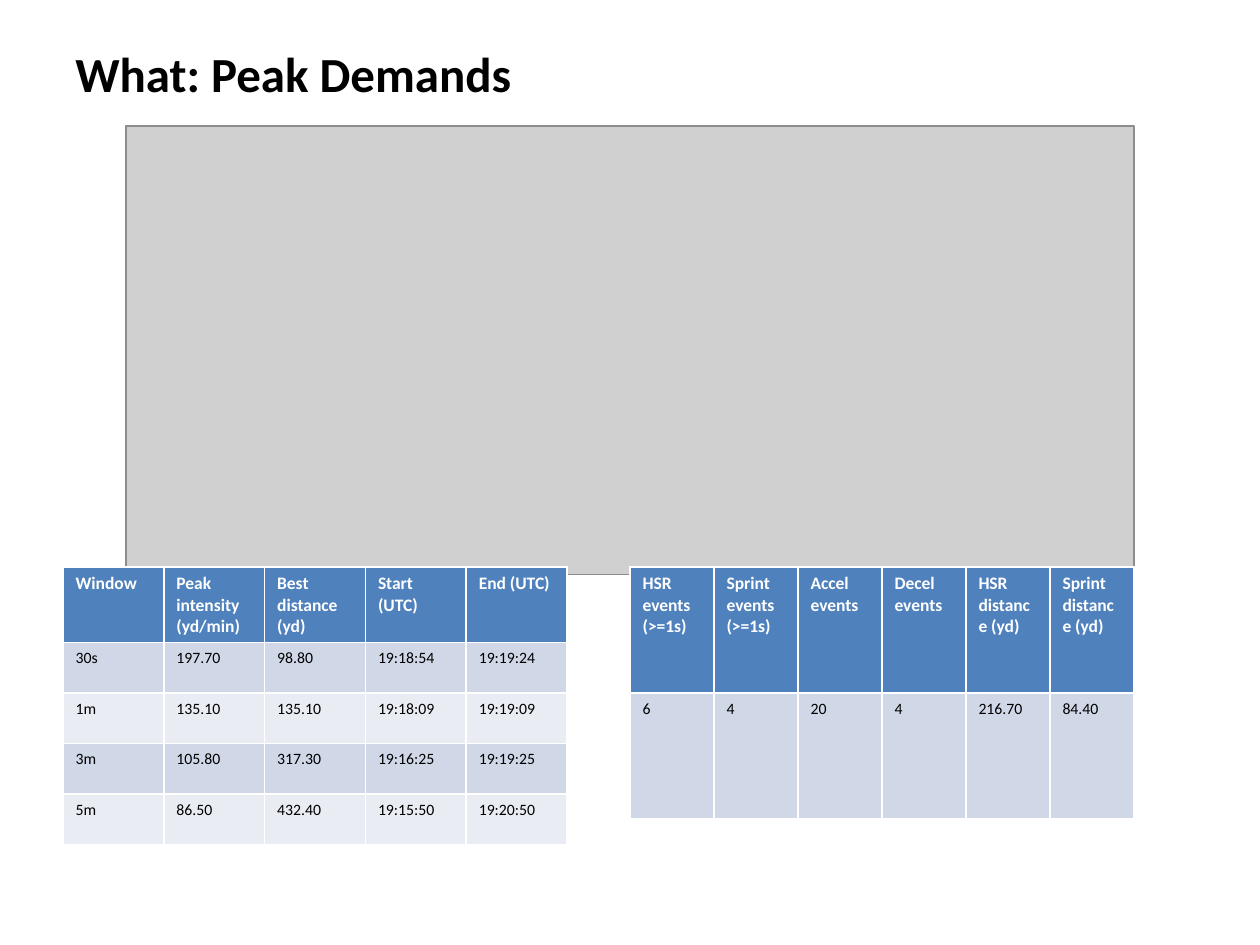
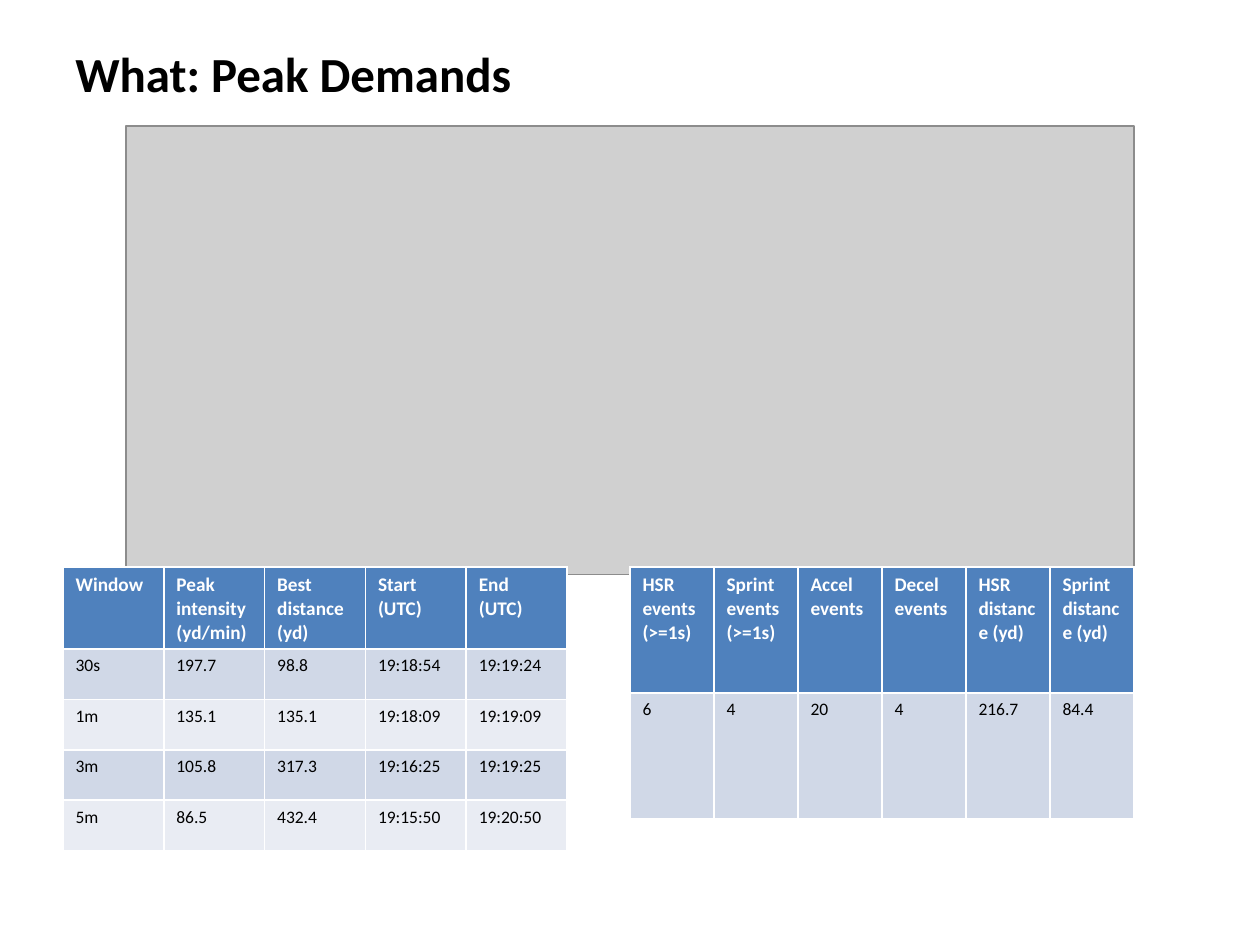
Before and after one commit to ghadfield32/browns_performance_science_fellowship, a slide deck: slide 5 of docs/deliverables/tracking_analysis_deliverable.pptx. Drawn at 1260x945 pixels with LibreOffice and Linux fonts; fonts in the diff are those of the drawing; grey boxes stand for pictures. Boxes give left, top, right and bottom in pixels: in the first picture for what was removed or moved away, otherwise in the second. Text is boxed around its words. In the diff, an @@ line names an element or a change of style, - is before the commit and + after.

Commit message:
Clear placeholder text in PowerPoint slides and adjust table formatting

```diff
--- a/docs/deliverables/tracking_analysis_deliverable.pptx
+++ b/docs/deliverables/tracking_analysis_deliverable.pptx
@@ table at bbox=[63, 567, 567, 827] @@
-row 2, column 2: 197.70
+row 2, column 2: 197.7
-row 2, column 3: 98.80
+row 2, column 3: 98.8
-row 3, column 2: 135.10
+row 3, column 2: 135.1
-row 3, column 3: 135.10
+row 3, column 3: 135.1
-row 4, column 2: 105.80
+row 4, column 2: 105.8
-row 4, column 3: 317.30
+row 4, column 3: 317.3
-row 5, column 2: 86.50
+row 5, column 2: 86.5
-row 5, column 3: 432.40
+row 5, column 3: 432.4
@@ size 10 to 11 pt in "Window", "Peak intensity (yd/min)", "Best distance (yd)", "Start (UTC)" and 1 more places @@
@@ size 9 to 10 pt in "30s", "19:18:54", "19:19:24", "1m" and 8 more places @@
@@ table at bbox=[630, 567, 1137, 819] @@
-row 2, column 5: 216.70
+row 2, column 5: 216.7
-row 2, column 6: 84.40
+row 2, column 6: 84.4
@@ size 10 to 11 pt in "HSR events (>=1s)", "Sprint events (>=1s)", "Accel events", "Decel events" and 2 more places @@
@@ size 9 to 10 pt in "6", "4", "20", "4" @@
```
Also in this commit, not shown: 4 other slides changed, 1 other file.
